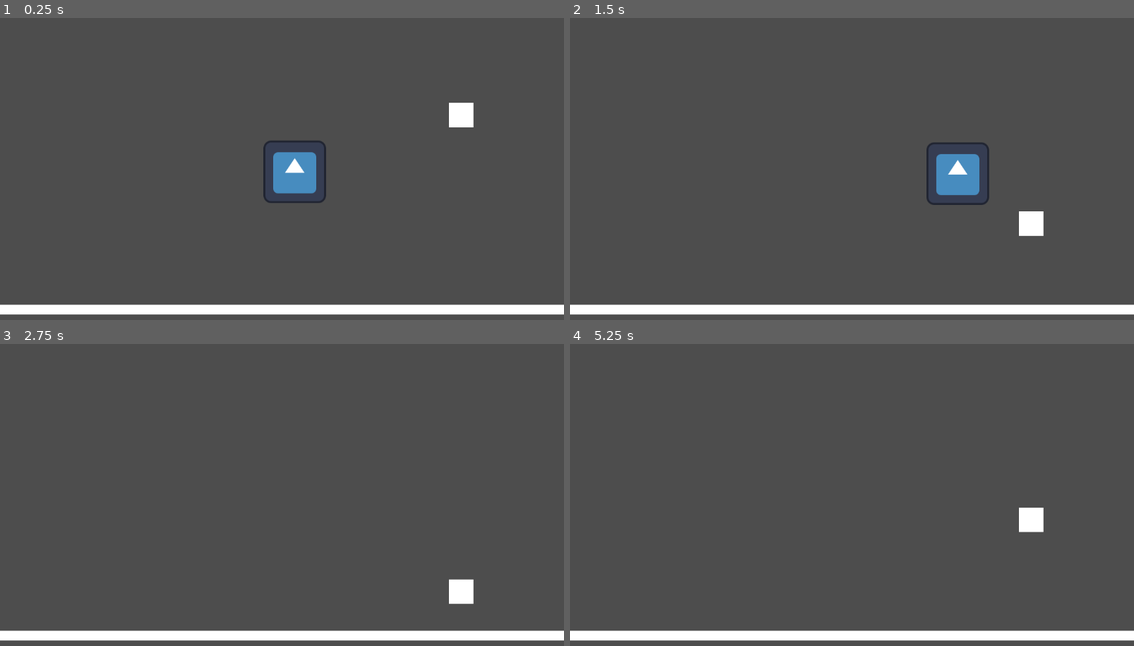
Above: before the commit, frames 1-4 (two rows, left to right).
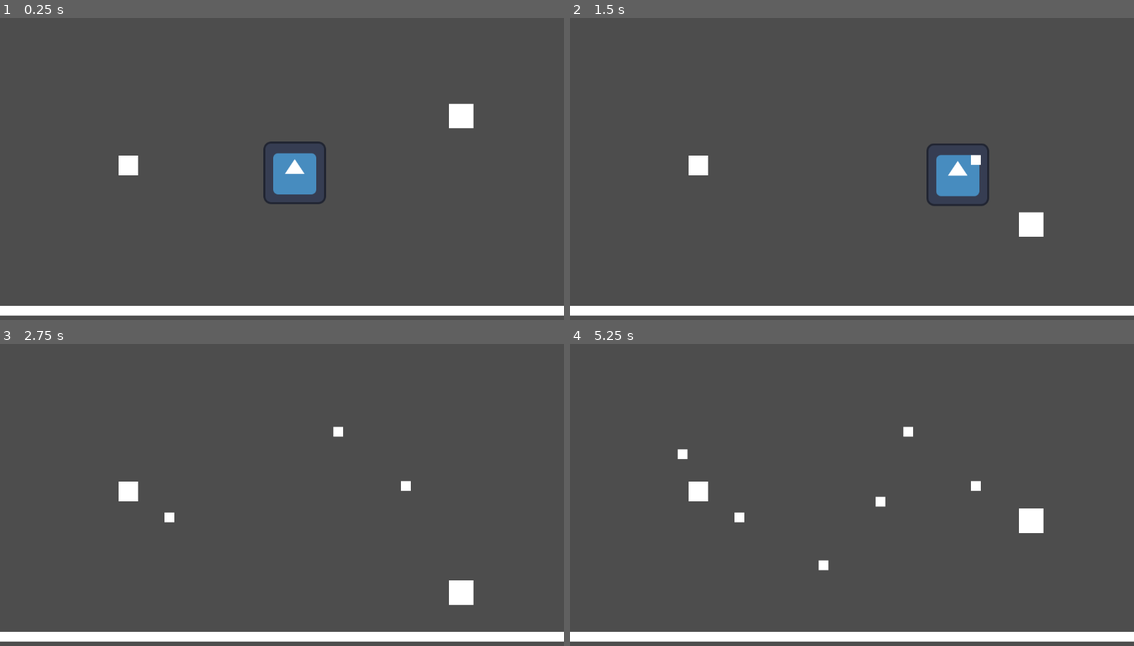
Above: after the commit, the same moments.

Repository: flyguywannadie/JefferyAdventure
Game: Godot game, scene res://Scenes/node_2d.tscn
Two runs of this game, one before a commit and one after it. Both use one fixed random seed, a clock stepped at 60 frames per second and the inputs below. The engine's default icon, where the game draws it, is replaced by a stand-in: a white triangle on a blue panel in a dark square.
Inputs (mouse positions are in pixels of both pictures, inside the frame that each line leads up to):
- Up to frame 1 (0.25 s): no input
- Up to frame 2 (1.5 s): move the mouse to (976, 159) at 0.52 s; hold D from 0.53 s (still down); click (976, 159) at 0.6 s; tap Space (cm_Jump, bound only before the commit) at 0.77, 0.8, 1.07, 1.35 s; move the mouse to (739, 190) at 1.27 s
- Up to frame 3 (2.75 s): tap Space (cm_Jump, bound only before the commit) at 1.52, 1.82, 2.3 s; click (169, 516) at 1.55 s; move the mouse to (338, 431) at 2.02 s; release D at 2.03 s; hold A from 2.03 s (still down); click (338, 431) at 2.1 s
- Up to frame 4 (5.25 s): move the mouse to (823, 564) at 2.77 s; release A at 2.78 s; hold D 2.78-4.28 s; click (823, 564) at 2.85 s; tap Space (cm_Jump, bound only before the commit) at 3.02, 3.32, 3.6, 3.77, 4.07, 4.52, 4.82 s; move the mouse to (1021, 549) at 3.52 s; move the mouse to (682, 452) at 4.27 s; hold A 4.28-5.03 s; click (682, 452) at 4.35 s; move the mouse to (880, 501) at 5.02 s; hold D from 5.03 s (still down); click (880, 501) at 5.1 s

The runs differ from the first frame. In frame 1, 1.4% of the frame differs, in the area x 0-100%, y 28-99%; in frame 2, 1.5%; in frame 3, 1.4%; in frame 4, 1.6%, in the area x 0-100%, y 27-99%.

Commit message:
bullets and weapons
basic implementation of bullet
weapon base class is looking fine so far
started a simple version of the base gun

Diff:
--- /dev/null
+++ b/Scenes/Prefabs/test_bullet.tscn
@@ -0,0 +1,18 @@
+[gd_scene load_steps=4 format=3 uid="uid://cbw86gvtjj2oo"]
+
+[ext_resource type="Texture2D" uid="uid://bvt75qhwokvfg" path="res://whitebox.png" id="1_4cr8c"]
+[ext_resource type="Script" path="res://Scripts/DamageArea.gd" id="1_lomph"]
+
+[sub_resource type="RectangleShape2D" id="RectangleShape2D_4im6f"]
+
+[node name="TestBullet" type="Area2D"]
+script = ExtResource("1_lomph")
+
+[node name="Sprite2D" type="Sprite2D" parent="."]
+scale = Vector2(20, 20)
+texture = ExtResource("1_4cr8c")
+
+[node name="CollisionShape2D" type="CollisionShape2D" parent="."]
+shape = SubResource("RectangleShape2D_4im6f")
+
+[connection signal="body_entered" from="." to="." method="_on_body_entered"]
--- a/Scenes/node_2d.tscn
+++ b/Scenes/node_2d.tscn
@@ -7,6 +7,7 @@
 [ext_resource type="Shader" path="res://node_2d.gdshader" id="4_cexo7"]
 [ext_resource type="Texture2D" uid="uid://c7iw1fh0e3p8u" path="res://Textures/icon.svg" id="5_iaopm"]
 [ext_resource type="Script" path="res://Scripts/DamageArea.gd" id="6_afb4y"]
+[ext_resource type="Script" path="res://Scripts/Gun.gd" id="8_s2ssl"]
 
 [sub_resource type="RectangleShape2D" id="RectangleShape2D_epq2w"]
 size = Vector2(50, 50)
@@ -24,7 +25,6 @@
 radius = 165.027
 
 [node name="Node2D" type="Node2D"]
-position = Vector2(0, -2)
 script = ExtResource("1_k3xtd")
 
 [node name="RigidBody2D" type="CharacterBody2D" parent="."]
@@ -63,10 +63,18 @@
 texture = ExtResource("2_mxtlc")
 
 [node name="Area2D" type="Area2D" parent="."]
-position = Vector2(960, 593)
+position = Vector2(-168, 591)
 script = ExtResource("6_afb4y")
 
 [node name="CollisionShape2D" type="CollisionShape2D" parent="Area2D"]
 shape = SubResource("CircleShape2D_wsfas")
 
+[node name="Weapon" type="Node2D" parent="."]
+position = Vector2(262, 303)
+script = ExtResource("8_s2ssl")
+
+[node name="Sprite2D" type="Sprite2D" parent="Weapon"]
+scale = Vector2(40, 40)
+texture = ExtResource("2_mxtlc")
+
 [connection signal="body_entered" from="Area2D" to="Area2D" method="_on_body_entered"]
--- /dev/null
+++ b/Scripts/Gun.gd
@@ -0,0 +1,25 @@
+extends Weapon
+class_name Gun
+
+var bullet = preload("res://Scenes/Prefabs/test_bullet.tscn")
+
+# Called when the node enters the scene tree for the first time.
+func _ready() -> void:
+	COOLDOWNSTART = 0.25
+	damage = 5
+	super._ready()
+	pass # Replace with function body.
+
+
+# Called every frame. 'delta' is the elapsed time since the previous frame.
+func _process(delta: float) -> void:
+	super._process(delta)
+	pass
+
+func onUse() -> void:
+	print("testing")
+	startCooldown()
+	var t = bullet.instantiate()
+	owner.add_child(t)
+	t.position = get_global_mouse_position()
+	pass
--- a/Scripts/Jeffery.gd
+++ b/Scripts/Jeffery.gd
@@ -24,7 +24,7 @@
 
 	_setMovement(sideVelocity, movement.y)
 
-	if (Input.is_action_just_pressed("cm_Jump")):
+	if (Input.is_action_just_pressed("jef_Jump")):
 		_addMovement(0,-500)
 
 	super._process(delta)
--- /dev/null
+++ b/Scripts/Weapon.gd
@@ -0,0 +1,46 @@
+extends Node2D
+class_name Weapon
+
+var inputAction: String = "jef_shoot"
+var damage: int = 1
+var cooldown: float = 1
+var COOLDOWNSTART: float = 1
+var readyUse: bool = true
+
+# Called when the node enters the scene tree for the first time.
+func _ready() -> void:
+	cooldown = COOLDOWNSTART
+	pass # Replace with function body.
+
+
+# Called every frame. 'delta' is the elapsed time since the previous frame.
+func _process(delta: float) -> void:
+	if (!readyUse):
+		cooldown -= delta
+		if(cooldown<= 0):
+			readyUse = true
+			cooldown = COOLDOWNSTART
+	pass
+
+func _input(event: InputEvent) -> void:
+	if(readyUse && event.is_action(inputAction)):
+		if (Input.is_action_just_pressed(inputAction)) :
+			onUse()
+#		if (Input.is_action_pressed(inputaction)) :
+#			holdUse()
+		if (Input.is_action_just_released(inputAction)) :
+			releaseUse()
+	pass
+
+func startCooldown() -> void:
+	readyUse = false
+	pass
+
+func onUse() -> void:
+	pass
+
+func holdUse() -> void:
+	pass
+
+func releaseUse() -> void:
+	pass
--- a/project.godot
+++ b/project.godot
@@ -18,8 +18,18 @@
 
 [input]
 
-cm_Jump={
+jef_Jump={
 "deadzone": 0.5,
 "events": [Object(InputEventKey,"resource_local_to_scene":false,"resource_name":"","device":-1,"window_id":0,"alt_press …(191 unchanged characters)…
 ]
 }
+jef_shoot={
+"deadzone": 0.5,
+"events": [Object(InputEventMouseButton,"resource_local_to_scene":false,"resource_name":"","device":-1,"window_id":0,"alt_pressed":false,"shift_pressed":false,"ctrl_pressed":false,"meta_pressed":false,"button_mask":0,"position":Vector2(0, 0),"global_position":Vector2(0, 0),"factor":1.0,"button_index":1,"canceled":false,"pressed":false,"double_click":false,"script":null)
+]
+}
+jef_slash={
+"deadzone": 0.5,
+"events": [Object(InputEventMouseButton,"resource_local_to_scene":false,"resource_name":"","device":-1,"window_id":0,"alt_pressed":false,"shift_pressed":false,"ctrl_pressed":false,"meta_pressed":false,"button_mask":2,"position":Vector2(134, 19),"global_position":Vector2(143, 65),"factor":1.0,"button_index":2,"canceled":false,"pressed":true,"double_click":false,"script":null)
+]
+}
Not shown: 1 places in Scenes/node_2d.tscn that only renumber resources
